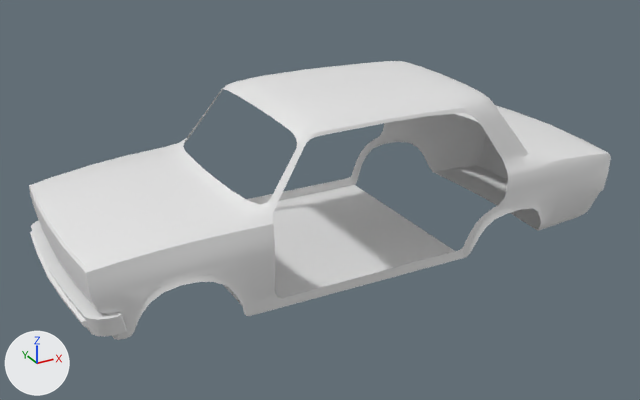
What one commit did to the Blender file Assets/Models/model/lada.blend.
Camera for both pictures: a 50 mm camera at (-2.03, -3.47, 1.83) aimed at (-0.14, -0.04, 0.11). Every picture has the same lights, and +X, +Y and +Z are marked at lower left.
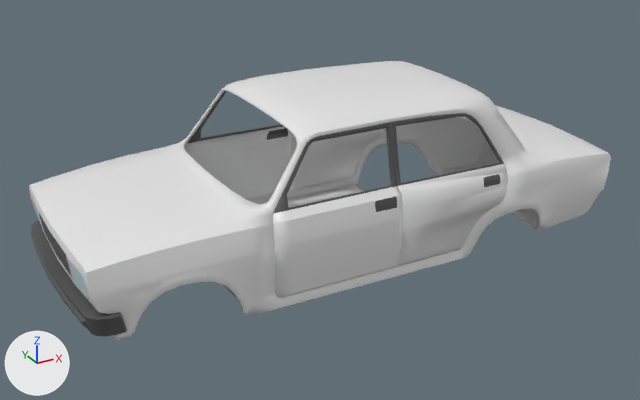
Commit message: finished car

What differs and where, as boxes [x1, y1, x2, y2] in the pictures (640 x 400 px):
'Cube', reshaped, modifiers changed
    both: [29, 61, 611, 340]
'DoorFront', added
    after: [185, 91, 404, 298]
    faces in mat_material (white #e7e7e7): [185, 126, 404, 298]
    faces in mat_plastic (dark grey #535353): [188, 91, 397, 214]
'DoorRear', added
    after: [291, 113, 508, 267]
    faces in mat_material_002 (white #e7e7e7): [291, 129, 508, 267]
    faces in mat_plastic_002 (dark grey #535353): [392, 113, 504, 187]
part 1 of me_cube_001, built on
    both: [29, 147, 275, 339]
part 2 of me_cube_001, recoloured (white to grey)
    both: [30, 220, 127, 337]

What changed in the scene script:
```text
Add mat_material:
    mat_material = principled_material('Material')
    mat_material.base_color = (0.8, 0.8, 0.8)  # white #e7e7e7
    mat_material.roughness = 0.4
Add mat_headlights:
    mat_headlights = principled_material('Headlights')
    mat_headlights.base_color = (0.74, 0.735, 0.725)  # light grey #dfdfdd
    mat_headlights.subsurface_weight = 1.0
    mat_headlights.subsurface_scale = 0.11
    mat_headlights.subsurface_ior = 1.298
    mat_headlights.specular_ior_level = 1.0
Add mat_plastic:
    mat_plastic = principled_material('Plastic')
    mat_plastic.base_color = (0.0869, 0.0869, 0.0869)  # dark grey #535353
Add mat_plastic_002:
    mat_plastic_002 = principled_material('Plastic.002')
    mat_plastic_002.base_color = (0.0869, 0.0869, 0.0869)  # dark grey #535353
Add mat_material_002:
    mat_material_002 = principled_material('Material.002')
    mat_material_002.base_color = (0.8, 0.8, 0.8)  # white #e7e7e7
    mat_material_002.roughness = 0.4
Change me_cube_001:
    used by ob_cube; location = (0.0, 0.0, 0.0)
    remove me_cube_001.from_pydata(...)  # 400 vertices, 342 faces, 2 loose edges; spans x -1.44..1.33, y -0.55..0.0, z -0.11..0.67
    add me_cube_001.from_pydata(...)  # 534 vertices, 450 faces, 1 loose edge; spans x -1.44..1.34, y -0.55..0.0, z -0.11..0.67
    me_cube_001 part 1
    7 vertices are removed from x -1.41..0.0, y -0.53..0.0, z 0.15..0.3
    28 faces are deleted
    2 loose edges are deleted
    136 vertices are added at x -1.41..1.34, y -0.55..0.0, z -0.07..0.36
    5 new vertices lie (-0.01, 0.22, 0.0) away from vertices in x -1.4..-1.39, y -0.22, z 0.16..0.22
    1 loose edge is added
    71 new faces join them, mat_material (white #e7e7e7)
    54 new faces join them, mat_plastic (dark grey #535353)
    11 new faces join them, mat_headlights (light grey #dfdfdd)
    me_cube_001 part 2: 48 faces spanning x -1.44..-1.25, y -0.52..0.0, z -0.03..0.06 switch from no material to mat_plastic (dark grey #535353)
    add me_cube_001.materials.append(mat_material)  # white #e7e7e7
    add me_cube_001.materials.append(mat_headlights)  # light grey #dfdfdd
Add me_cube_004:
    me_cube_004.from_pydata(...)  # 83 vertices, 55 faces; spans x -0.003..0.598, y -0.549..-0.43, z -0.064..0.604
    me_cube_004.polygons.foreach_set('use_smooth', [True] * 55)
    # faces by material slot: [30, 25]
    me_cube_004.materials.append(mat_material_002)  # white #e7e7e7
    me_cube_004.materials.append(mat_plastic_002)  # dark grey #535353
Add me_cube_002:
    me_cube_002.from_pydata(...)  # 92 vertices, 68 faces; spans x -0.632..-0.003, y -0.549..-0.43, z -0.063..0.604
    me_cube_002.polygons.foreach_set('use_smooth', [True] * 68)
    # faces by material slot: [48, 20]
    me_cube_002.materials.append(mat_material)  # white #e7e7e7
    me_cube_002.materials.append(mat_plastic)  # dark grey #535353
Change ob_cube:
    add _m = ob_cube.modifiers.new('Solidify', 'SOLIDIFY')
Add ob_doorrear:
    ob_doorrear = bpy.data.objects.new('DoorRear', me_cube_004)
    ob_doorrear.parent = ob_cube
    ob_doorrear.location = (0.0, 0.0, 0.0)
    _m = ob_doorrear.modifiers.new('Mirror', 'MIRROR')
    _m.use_axis = (False, True, False)
    _m = ob_doorrear.modifiers.new('Solidify', 'SOLIDIFY')
Add ob_doorfront:
    ob_doorfront = bpy.data.objects.new('DoorFront', me_cube_002)
    ob_doorfront.parent = ob_cube
    ob_doorfront.location = (0.0, 0.0, 0.0)
    _m = ob_doorfront.modifiers.new('Mirror', 'MIRROR')
    _m.use_axis = (False, True, False)
    _m = ob_doorfront.modifiers.new('Solidify', 'SOLIDIFY')
```
